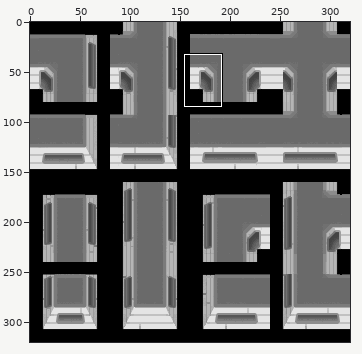
One commit to this sprite sheet: Textures/Things/Building/Embrasure/Embrasure_Atlas_Bricks.png. Above, an overview of the earlier version with the close-up marked.
Close-up. Before the edit:
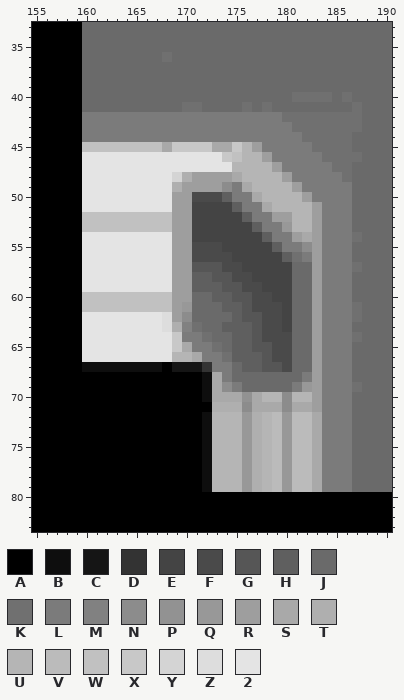
The file is 320x320 pixels. Colours within 5 levels of each other are drawn and written as one. Shown: x 155..190, y 33..83. The commit also changed other parts of the picture, which this record leaves out.
Palette (. is transparent): A #000000  B #0e0e0e  C #151515  D #333333  E #444444  F #4a4a4a  G #565656  H #5f5f5f  J #6a6a6a  K #707070  L #7b7b7b  M #818181  N #8c8c8c  P #929292  Q #989898  R #9e9e9e  S #a9a9a9  T #afafaf  U #b5b5b5  V #bbbbbb  W #c1c1c1  X #c8c8c8  Y #d4d4d4  Z #dddddd  2 #e4e4e4
After the commit:
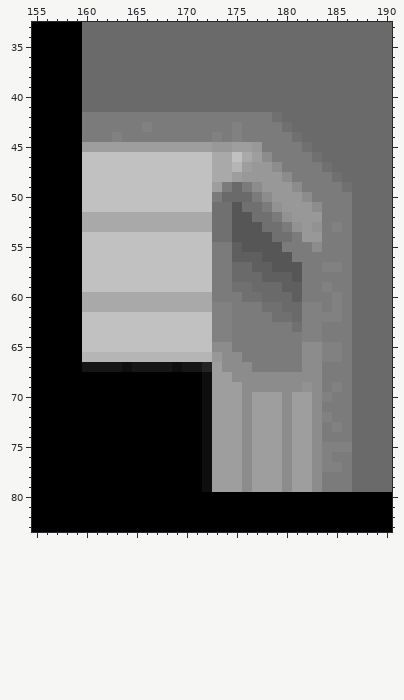
What changed:
colour D: #333333 -> #232323
Changed rows in their new state; - is a pixel that keeps its letter.
first column x 168:
36 J
first column x 160:
40 ---------------------JJJJ-J-
41 ----------JJ----J-J--------J
42 -------------------KJJJJJJJJ
43 ------M--------M----KJJJJJJJ
44 ---M---------M-M-----KJJJJJ-
45 RRRRRRRRRRRRRQQRRQ----KJJJJ-
46 WWWWWWWWWWWWWSS-SRN----KJJJJ
47 WWWWWWWWWWWWWSS-RQQN----KJJ-
48 WWWWWWWWWWWWWSSRQQQQN----KJ-
49 WWWWWWWWWWWWW-LJLNQQQN----K-
50 WWWWWWWWWWWWWLJJJLNQQQN-----
51 WWWWWWWWWWWWWKKGKKLPQQQN----
52 SSSSSSSSSSSSSKKGGKKLPQQQ----
53 SSSSSSSSSSSSSKKGGGKKLPQP-M--
54 WWWWWWWWWWWWWKKGGGGKKLQQ---J
55 WWWWWWWWWWWWWLLHGGGG--LN----
56 WWWWWWWWWWWWWLLHHHGGGL-L----
57 WWWWWWWWWWWWWLLJJHHGGGLLMM-J
58 WWWWWWWWWWWWWLLJJJHHHGLL----
59 WWWWWWWWWWWWWLLKKJJJHHLLM---
60 SSSSSSSSSSSSSLLLKKJJJHLL-M--
61 SSSSSSSSSSSSSMMLLLKKJ-MM-M-J
62 WWWWWWWWWWWWWMMLLLLKK-MMMM-J
63 WWWWWWWWWWWWWMMLLLLLLKMM----
64 WWWWWWWWWWWWWMMLLLLLLLMM---J
65 WWWWWWWWWWWWWNNLLLLLLLNNMM--
66 UUUUUUUUU--UUQNNLLLLLLNNMM--
67 CCCC-CCCCB---RNNNLLLLLNN----
68 -------------RRNNNNNNNNN----
69 -------------RRRNNNNNNPN-M-J
70 -------------RRRNRRR-RRNM---
71 ------------BRRR-RRR-RRN----
72 -------------RRRNRRRNRRNM---
73 -------------RRRNRRRNRRN-M--
74 -------------RRRNRRRNRRN----
75 -------------RRRNRRRNRRNMMM-
76 -------------RRRNRRRNRRNM---
77 -------------RRRNRRRNRRNMM--
78 -------------RRRNRRRNRRN----
79 -------------RRRNRRRNRRN----
